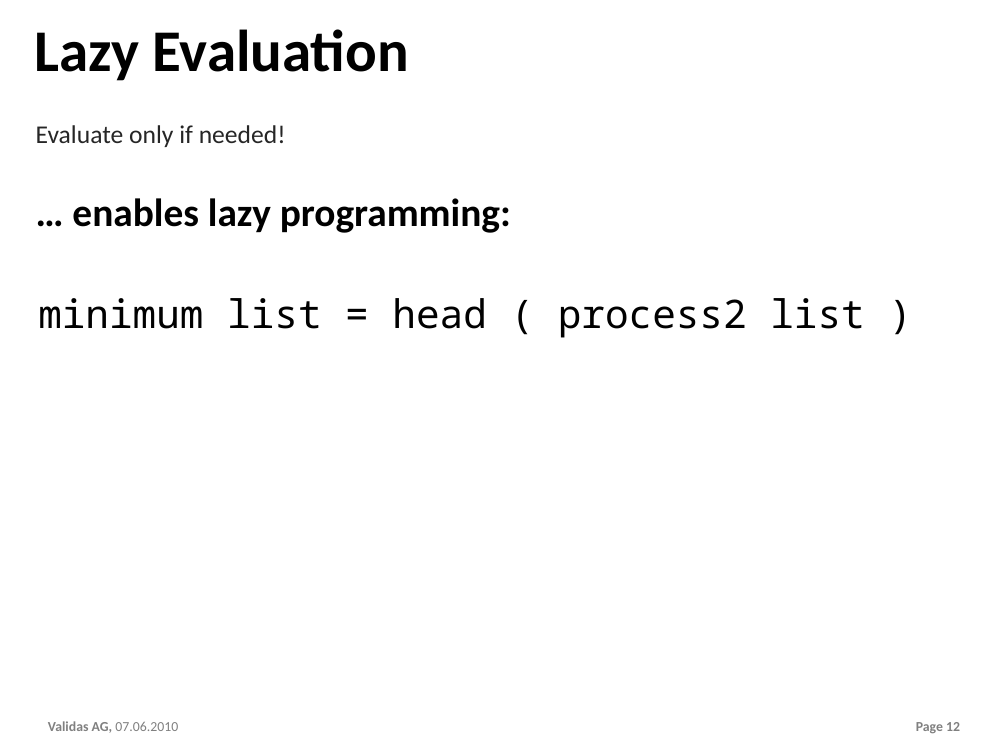
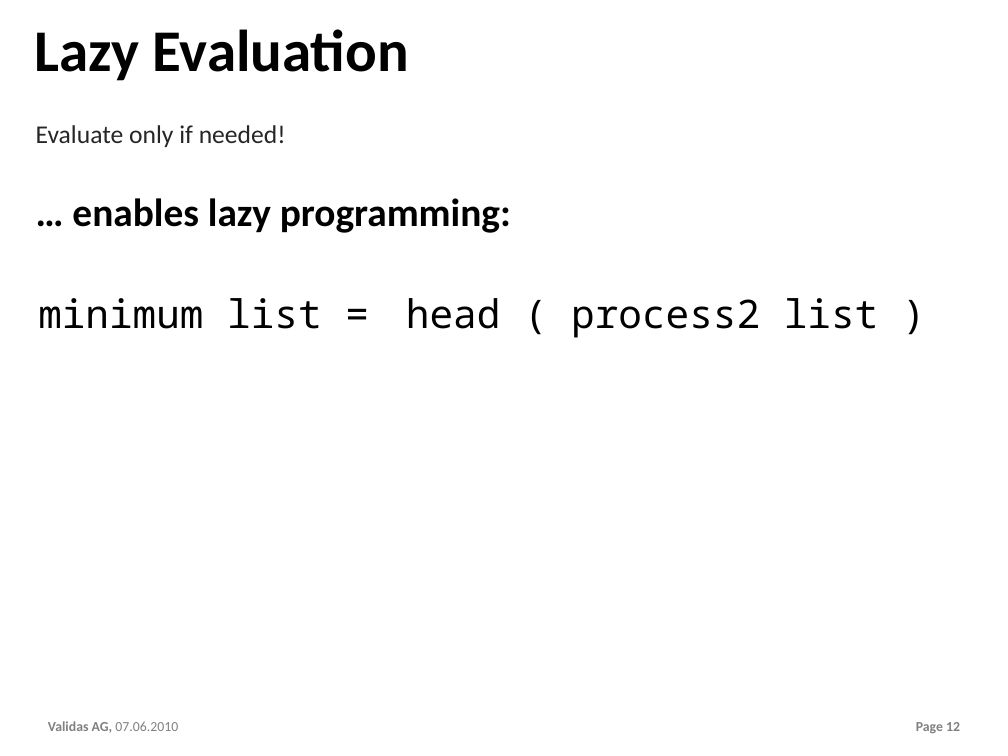
Before and after one commit to theoremprover/chess, a slide deck: slide 12 of ppt/Chess200.pptx. Drawn at 1008x756 pixels with LibreOffice and Linux fonts; fonts in the diff are those of the drawing; background and template pictures are left out. Boxes give left, top, right and bottom in pixels: in the first picture for what was removed or moved away, otherwise in the second. Text is boxed around its words. In the diff, an @@ line names an element or a change of style, - is before the commit and + after.

```diff
--- a/ppt/Chess200.pptx
+++ b/ppt/Chess200.pptx
@@ text at [38, 298, 321, 329]: text changed @@
-minimum list = head ( process2 list )
+minimum list =
@@ text added at [406, 298, 878, 338], 40 pt, text #000000 @@
+head ( process2 list )
```
Also in this commit, not shown: 6 other slides changed.
